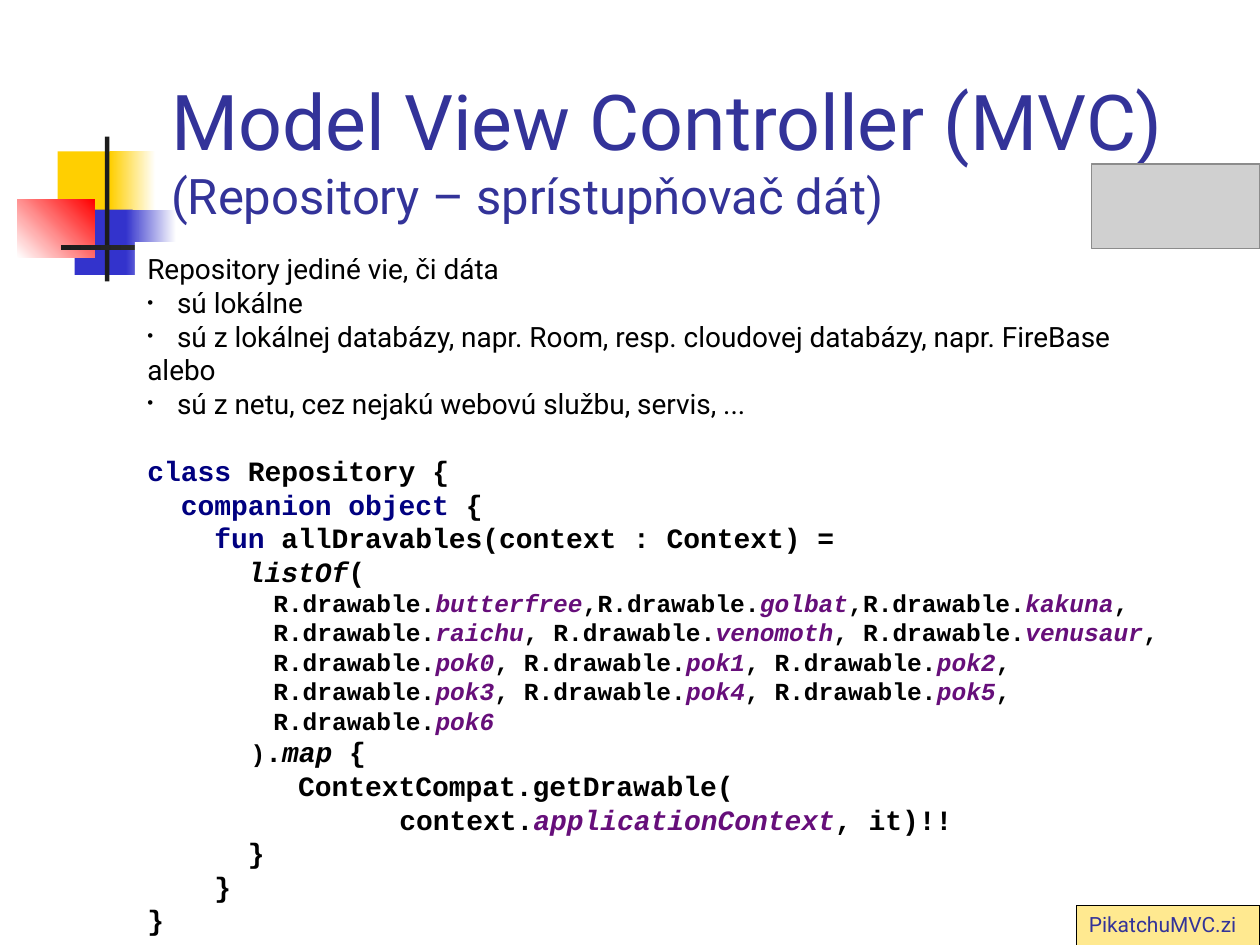
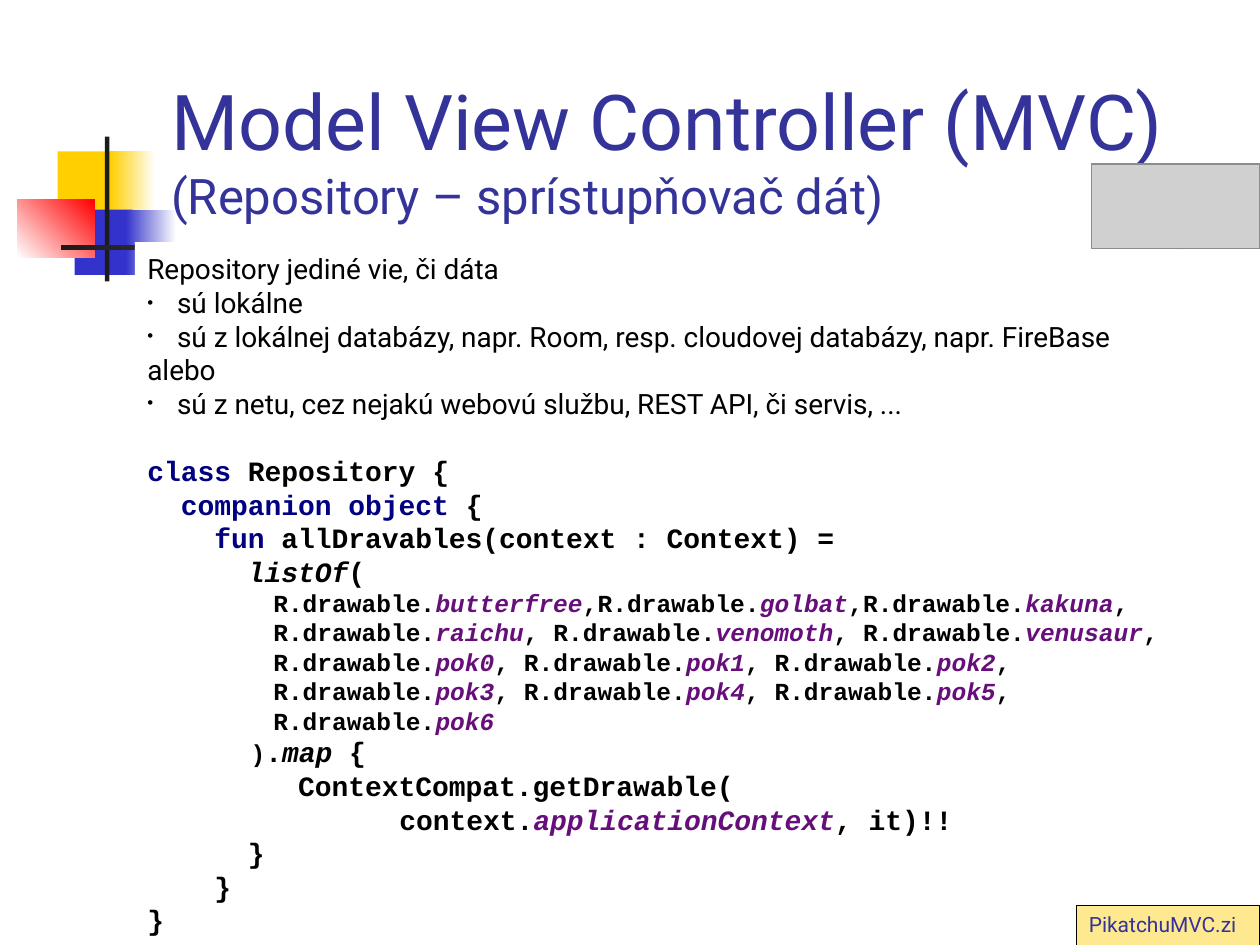
Before and after one commit to vmandro/Prednasky, a slide deck: slide 8 of 07/07_Android.ppt. Drawn at 1260x945 pixels with LibreOffice and Linux fonts; fonts in the diff are those of the drawing; grey boxes stand for pictures. Boxes give left, top, right and bottom in pixels: in the first picture for what was removed or moved away, otherwise in the second. Text is boxed around its words. In the diff, an @@ line names an element or a change of style, - is before the commit and + after.

```diff
--- a/07/07_Android.ppt
+++ b/07/07_Android.ppt
@@ text at [177,393,873,420]: text changed @@
-• sú z netu, cez nejakú webovú službu, servis, ...
+• sú z netu, cez nejakú webovú službu, REST API, či servis, ...
```
Also in this commit, not shown: 10 other slides changed, 1 slide added, 3 other files.
